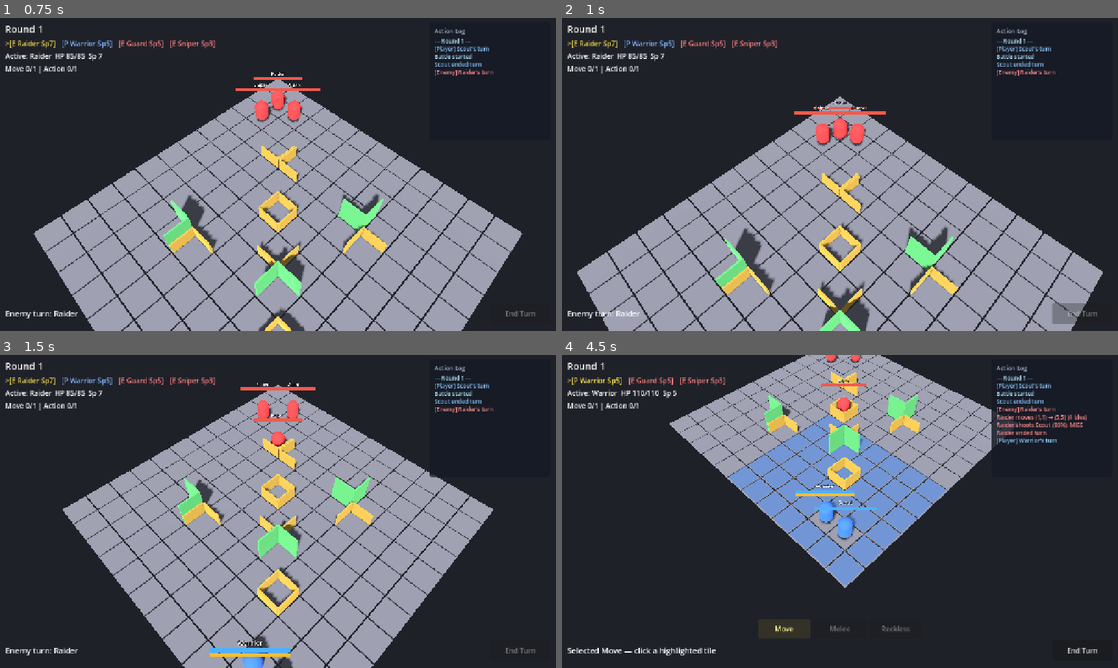
Above: before the commit, frames 1-4 (two rows, left to right).
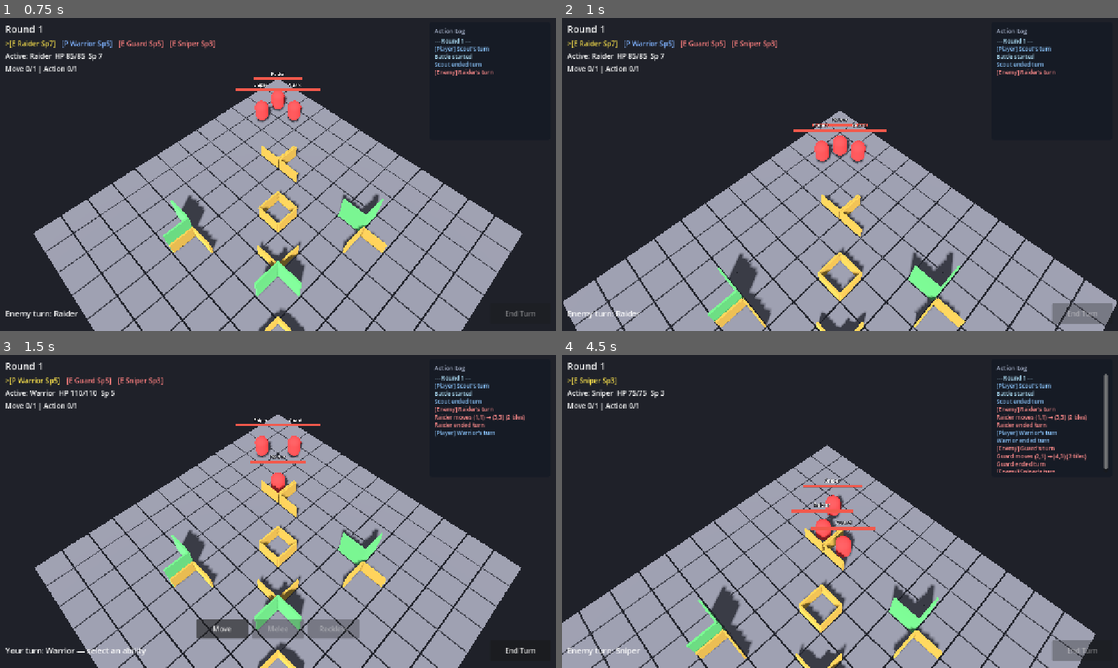
Above: after the commit, the same moments.

Repository: jabber484/battlechess-godot
Game: Godot game, scene res://scenes/battle/Battle.tscn
Same seed, same stepped clock (60 frames per second), same inputs: the game is played once before the commit and once after it.
Inputs (mouse positions are in pixels of both pictures, inside the frame that each line leads up to):
- Up to frame 1 (0.75 s): click "End Turn" at 0.5 s
- Up to frame 2 (1 s): no input
- Up to frame 3 (1.5 s): move the mouse to (400, 495) at 1.27 s; hold S (camera_pan_back) from 1.28 s (still down); click (400, 495) at 1.42 s
- Up to frame 4 (4.5 s): release S (camera_pan_back) at 2 s; click (784, 630) at 2 s, where only the run after the commit has a clickable "Move"; click (1084, 649) at 2.75 s, where only the run after the commit has a clickable "End Turn"; move the mouse to (728, 527) at 3.52 s; tap W (camera_pan_forward) at 3.6 s; click (728, 527) at 3.67 s; click (784, 630) at 4.25 s, where only the run before the commit has a clickable "Move"

Frame 1 is identical in both runs. In frame 2, 19% of the frame differs, in the area x 0-100%, y 25-100%; in frame 3, 33%; in frame 4, 57%, in the area x 0-99%, y 0-100%.

Commit message:
Refactor grid mechanics and update distance calculations for movement and attack
- Revised grid distance calculations to utilize Chebyshev for attack range and octile for movement costs, enhancing pathfinding accuracy.
- Updated documentation to clarify the use of Chebyshev tiles for attack range and octile path costs for movement, ensuring consistency across gameplay mechanics.
- Enhanced pathfinding logic to reflect new cost structures, improving unit movement and attack interactions.
- Adjusted ability documentation to align with updated distance mechanics, providing clearer guidance for future implementations.

Diff:
--- a/scripts/systems/pathfinding_system.gd
+++ b/scripts/systems/pathfinding_system.gd
@@ -16,26 +16,12 @@
 	var result: Array[Vector2i] = []
 	if unit == null or unit.is_dead():
 		return result
-	var start := unit.grid_pos
-	var visited: Dictionary = {}
-	var queue: Array = []
-	queue.append({"pos": start, "dist": 0})
-	visited[start] = 0
-	while not queue.is_empty():
-		var current: Dictionary = queue.pop_front()
-		var pos: Vector2i = current["pos"]
-		var dist: int = current["dist"]
-		if dist > 0:
+	var budget := float(unit.move_range)
+	var costs := _dijkstra_costs(unit.grid_pos, unit, budget)
+	for pos in costs:
+		var cost: float = costs[pos]
+		if cost > GridMathScript.COST_EPSILON and GridMathScript.cost_within_budget(cost, budget):
 			result.append(pos)
-		if dist >= unit.move_range:
-			continue
-		for n in GridMathScript.chebyshev_neighbors(pos):
-			if visited.has(n):
-				continue
-			if not _can_step_on(n, unit):
-				continue
-			visited[n] = dist + 1
-			queue.append({"pos": n, "dist": dist + 1})
 	return result
 
 
@@ -50,19 +36,33 @@
 		return []
 
 	var came_from: Dictionary = {}
-	var queue: Array[Vector2i] = [from_pos]
+	var cost_so_far: Dictionary = {from_pos: 0.0}
+	## Open set: Array of Vector2i; pick min cost each expand (12×12 grid).
+	var open: Array[Vector2i] = [from_pos]
 	came_from[from_pos] = from_pos
-	while not queue.is_empty():
-		var pos: Vector2i = queue.pop_front()
+
+	while not open.is_empty():
+		var best_i := 0
+		var best_cost: float = cost_so_far[open[0]]
+		for i in range(1, open.size()):
+			var c: float = cost_so_far[open[i]]
+			if c < best_cost:
+				best_cost = c
+				best_i = i
+		var pos: Vector2i = open[best_i]
+		open.remove_at(best_i)
 		if pos == to_pos:
 			break
 		for n in GridMathScript.chebyshev_neighbors(pos):
-			if came_from.has(n):
-				continue
 			if n != to_pos and not _can_step_on(n, mover):
 				continue
+			var new_cost: float = best_cost + GridMathScript.step_cost(pos, n)
+			if cost_so_far.has(n) and new_cost >= float(cost_so_far[n]) - GridMathScript.COST_EPSILON:
+				continue
+			cost_so_far[n] = new_cost
 			came_from[n] = pos
-			queue.append(n)
+			if not open.has(n):
+				open.append(n)
 
 	if not came_from.has(to_pos):
 		return []
@@ -81,6 +81,35 @@
 	return get_reachable_tiles(unit).has(target)
 
 
+func _dijkstra_costs(start: Vector2i, mover: Unit, budget: float) -> Dictionary:
+	var cost_so_far: Dictionary = {start: 0.0}
+	var open: Array[Vector2i] = [start]
+	while not open.is_empty():
+		var best_i := 0
+		var best_cost: float = cost_so_far[open[0]]
+		for i in range(1, open.size()):
+			var c: float = cost_so_far[open[i]]
+			if c < best_cost:
+				best_cost = c
+				best_i = i
+		var pos: Vector2i = open[best_i]
+		open.remove_at(best_i)
+		if not GridMathScript.cost_within_budget(best_cost, budget):
+			continue
+		for n in GridMathScript.chebyshev_neighbors(pos):
+			if not _can_step_on(n, mover):
+				continue
+			var new_cost: float = best_cost + GridMathScript.step_cost(pos, n)
+			if not GridMathScript.cost_within_budget(new_cost, budget):
+				continue
+			if cost_so_far.has(n) and new_cost >= float(cost_so_far[n]) - GridMathScript.COST_EPSILON:
+				continue
+			cost_so_far[n] = new_cost
+			if not open.has(n):
+				open.append(n)
+	return cost_so_far
+
+
 func _can_step_on(pos: Vector2i, mover: Unit) -> bool:
 	if grid_system == null:
 		return false
--- a/scripts/util/grid_math.gd
+++ b/scripts/util/grid_math.gd
@@ -3,6 +3,12 @@
 
 const GRID_SIZE := 12
 const TILE_SIZE := 1.0
+## Cardinal step cost for movement pathfinding.
+const CARDINAL_COST := 1.0
+## Diagonal step cost (√2). Fractional costs accumulate along a path.
+const DIAGONAL_COST := 1.41421356237
+## Float slack when comparing path cost to move budget.
+const COST_EPSILON := 0.0001
 
 ## World origin is the center of the board.
 static func grid_to_world(grid_pos: Vector2i, height: float = 0.0) -> Vector3:
@@ -33,6 +39,30 @@
 	return maxi(absi(a.x - b.x), absi(a.y - b.y))
 
 
+## Octile / Pythagorean path length on an open grid (min cost with 8-dir steps).
+static func octile(a: Vector2i, b: Vector2i) -> float:
+	var dx := absi(a.x - b.x)
+	var dy := absi(a.y - b.y)
+	var straight := maxi(dx, dy) - mini(dx, dy)
+	var diagonal := mini(dx, dy)
+	return CARDINAL_COST * float(straight) + DIAGONAL_COST * float(diagonal)
+
+
+## Edge cost for one 8-dir step. Cardinal = 1, diagonal = √2.
+static func step_cost(from_pos: Vector2i, to_pos: Vector2i) -> float:
+	var dx := absi(to_pos.x - from_pos.x)
+	var dy := absi(to_pos.y - from_pos.y)
+	if dx == 0 and dy == 0:
+		return 0.0
+	if dx <= 1 and dy <= 1:
+		return DIAGONAL_COST if dx == 1 and dy == 1 else CARDINAL_COST
+	return octile(from_pos, to_pos)
+
+
+static func cost_within_budget(cost: float, budget: float) -> bool:
+	return cost <= budget + COST_EPSILON
+
+
 static func orthogonal_neighbors(grid_pos: Vector2i) -> Array[Vector2i]:
 	var result: Array[Vector2i] = []
 	var offsets: Array[Vector2i] = [
@@ -45,7 +75,7 @@
 	return result
 
 
-## 8-directional neighbors (Chebyshev). Default for range and pathfinding.
+## 8-directional neighbors. Used for attack range rings and movement steps.
 static func chebyshev_neighbors(grid_pos: Vector2i) -> Array[Vector2i]:
 	var result: Array[Vector2i] = []
 	var offsets: Array[Vector2i] = [
Not shown, changed: .cursor/rules/abilities.mdc
Not shown, changed: .cursor/rules/game-balance.mdc
Not shown, changed: .cursor/rules/grid.mdc
Not shown, changed: docs/balance.md
Not shown, changed: docs/warlock.md
Not shown, changed: docs/warrior.md
